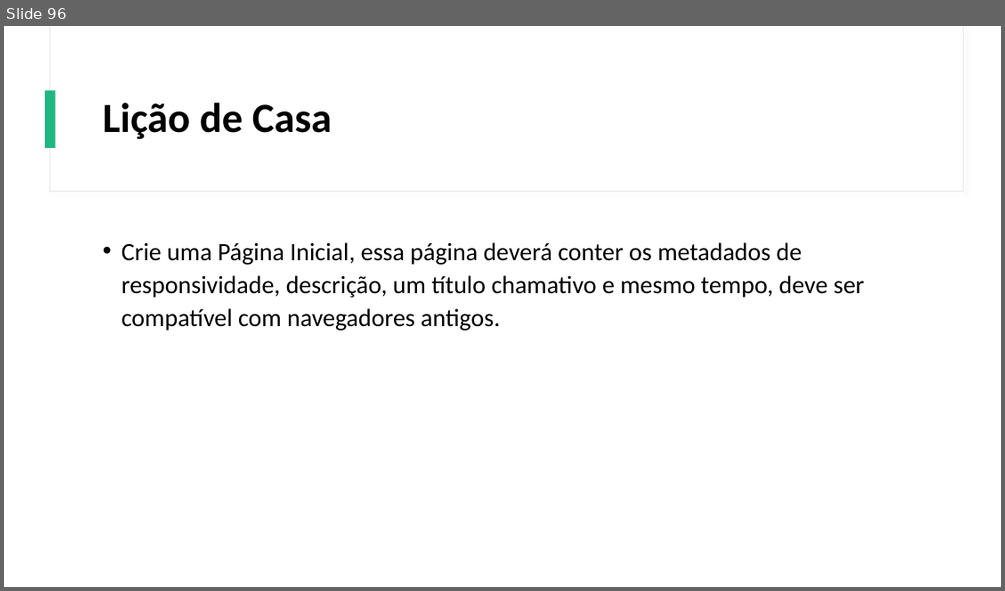
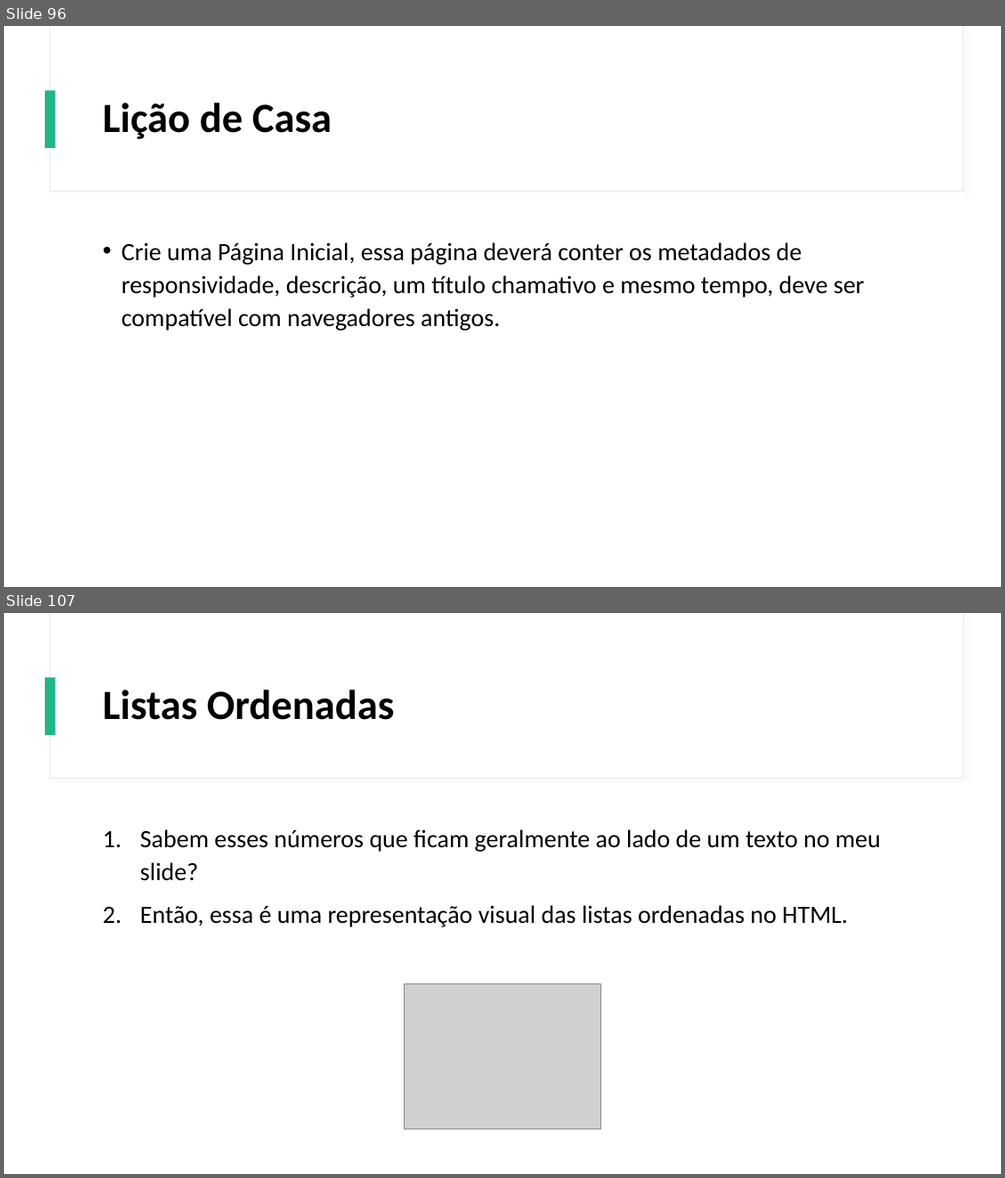
Before and after one commit to Gustavo6401/CursoHTMLCSS, a slide deck: Power Point/Curso de HTML e CSS.pptx. Shown one above the other, each under a label of ours: slide 96 before the commit, slides 96 and 107 after it; the slides between them are not shown. The pictures are 1005x591 and 1005x1178 pixels, drawn with LibreOffice and Linux fonts; fonts in the diff are those of the drawing; grey boxes stand for pictures. Boxes give left, top, right and bottom in pixels: in the first picture for what was removed or moved away, otherwise in the second. Text is boxed around its words. In the diff, an @@ line names an element or a change of style, - is before the commit and + after.

Commit message:
Gravada a Aula 7 de Textos no HTML

```diff
--- a/Power Point/Curso de HTML e CSS.pptx
+++ b/Power Point/Curso de HTML e CSS.pptx
@@ slide 107 added at (x1=4, y1=613, x2=1001, y2=1174), background #FFFFFF; not listed: 3 template elements that a slide beside it also shows @@
@@ title added at (x1=103, y1=690, x2=395, y2=720), 40 pt, text #000000, bold @@
+Listas Ordenadas
@@ text added at (x1=140, y1=829, x2=881, y2=927), 24 pt, text #000000 @@
+1. Sabem esses números que ficam geralmente ao lado de um texto no meu slide?
+2. Então, essa é uma representação visual das listas ordenadas no HTML.
@@ picture added at (x1=404, y1=984, x2=600, y2=1129) @@
```
Also in this commit, not shown: 14 other slides added, 2 other files.
